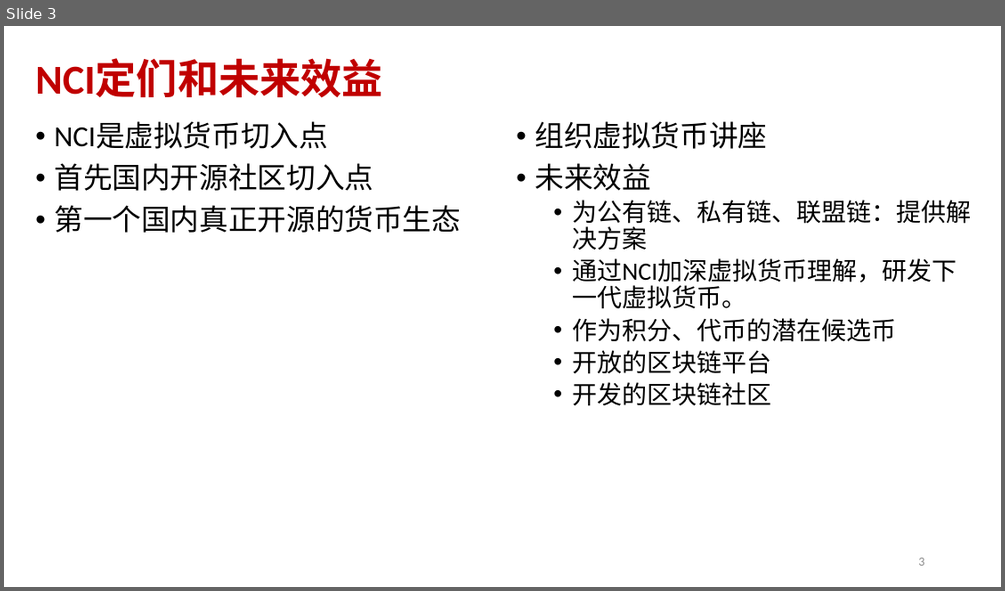
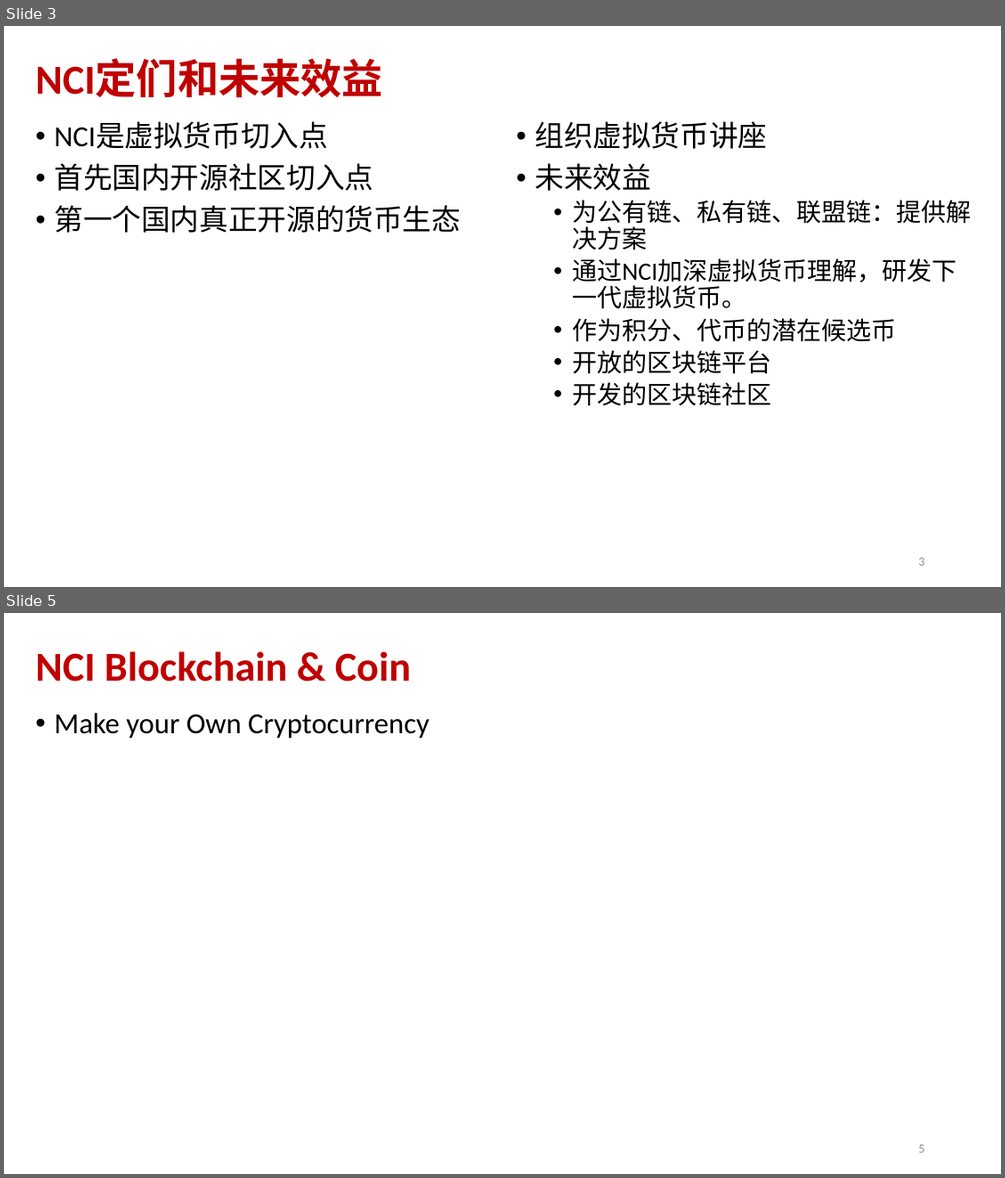
Before and after one commit to andyplusplus/newCoin, a slide deck: newCoinInitiative.pptx. Shown one above the other, each under a label of ours: slide 3 before the commit, slides 3 and 5 after it; the slides between them are not shown. The pictures are 1005x591 and 1005x1178 pixels, drawn with LibreOffice and Linux fonts; fonts in the diff are those of the drawing. Boxes give left, top, right and bottom in pixels: in the first picture for what was removed or moved away, otherwise in the second. Text is boxed around its words. In the diff, an @@ line names an element or a change of style, - is before the commit and + after.

```diff
--- a/newCoinInitiative.pptx
+++ b/newCoinInitiative.pptx
@@ slide 5 added at bbox=[4, 613, 1001, 1174], background #FFFFFF @@
@@ title added at bbox=[35, 651, 411, 682], 39.6 pt, text #C00000, bold @@
+NCI Blockchain & Coin
@@ text added at bbox=[54, 713, 429, 738], 28 pt, text #000000 @@
+• Make your Own Cryptocurrency
@@ page number added at bbox=[918, 1144, 924, 1152], 12 pt, text #8C8C8C @@
+5
```
Also in this commit, not shown: 1 slide changed, 1 other slide added, 1 slide removed, 1 other file.
